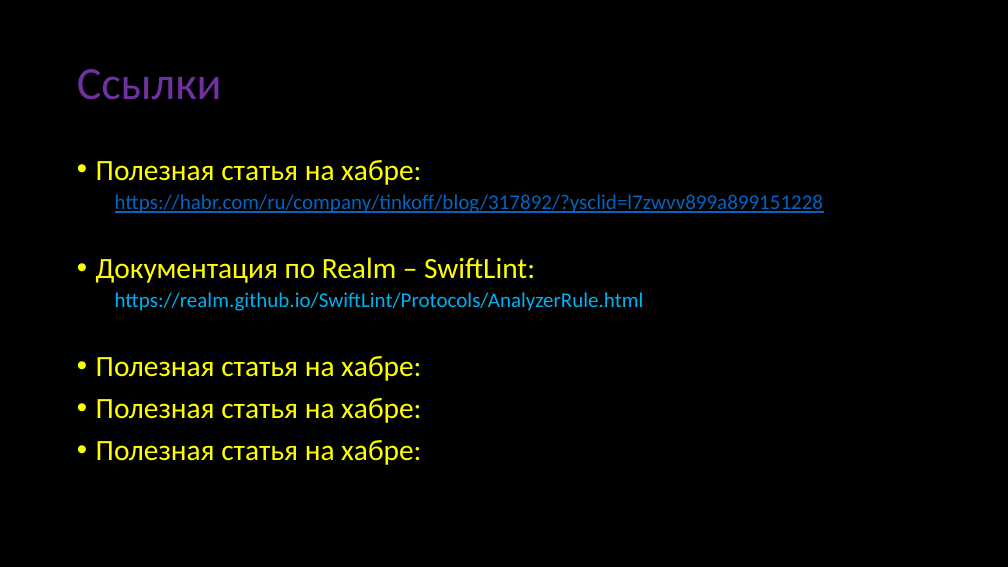
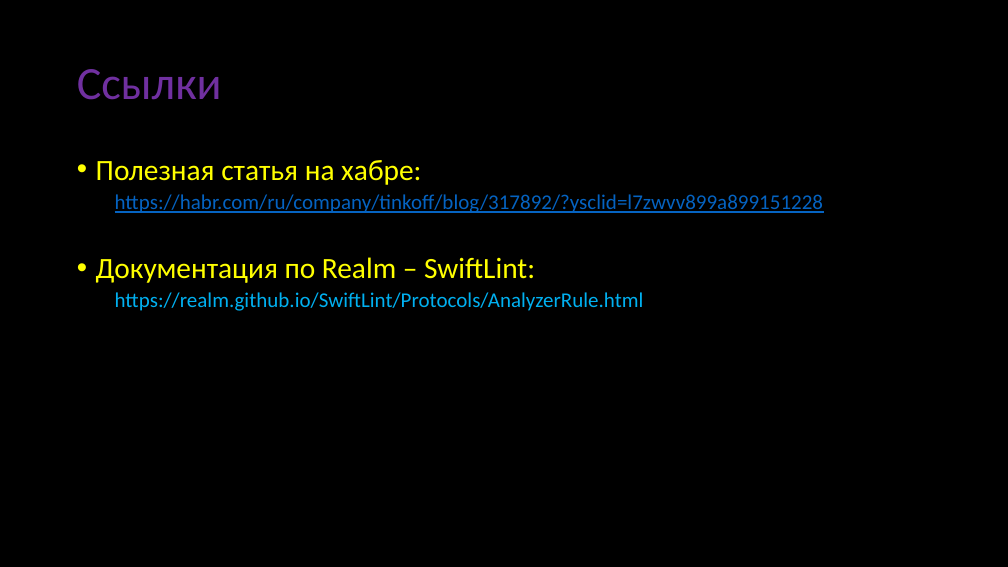
Before and after one commit to abrosov-sergey/HSE-KPV-IOS-2022-23, a slide deck: slide 16 of Presentation/SwiftLint-30.09.2022/SwiftLint-Abrosov.pptx (slide 15 before the commit). Drawn at 1008x567 pixels with LibreOffice and Linux fonts; fonts in the diff are those of the drawing. Boxes give left, top, right and bottom in pixels: in the first picture for what was removed or moved away, otherwise in the second. Text is boxed around its words. In the diff, an @@ line names an element or a change of style, - is before the commit and + after.

```diff
--- a/Presentation/SwiftLint-30.09.2022/SwiftLint-Abrosov.pptx
+++ b/Presentation/SwiftLint-30.09.2022/SwiftLint-Abrosov.pptx
@@ text at (96,356,421,465): paragraphs removed @@
-• Полезная статья на хабре:
-• Полезная статья на хабре:
-• Полезная статья на хабре:
```
Also in this commit, not shown: 4 other slides changed, 1 slide added, 2 other files.
